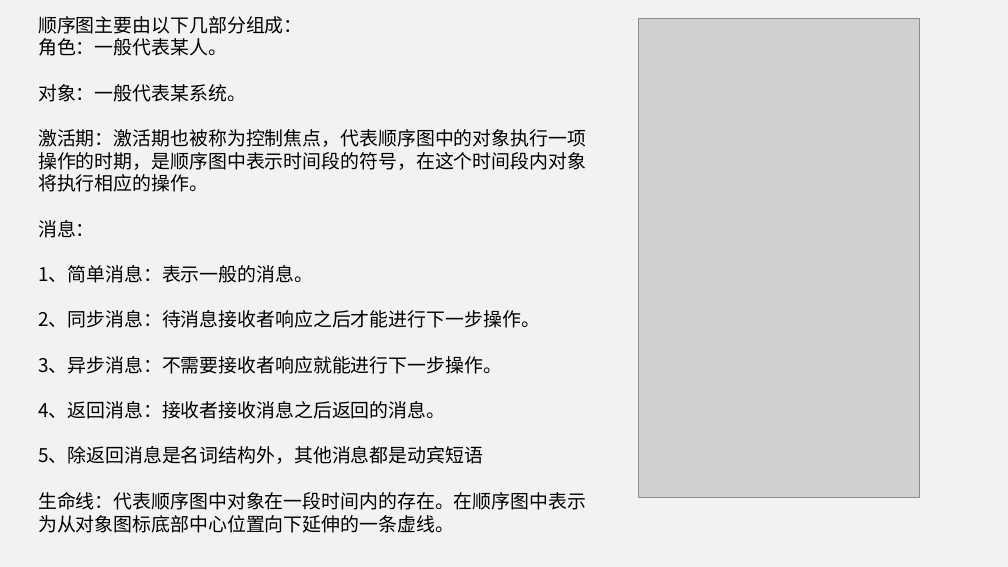
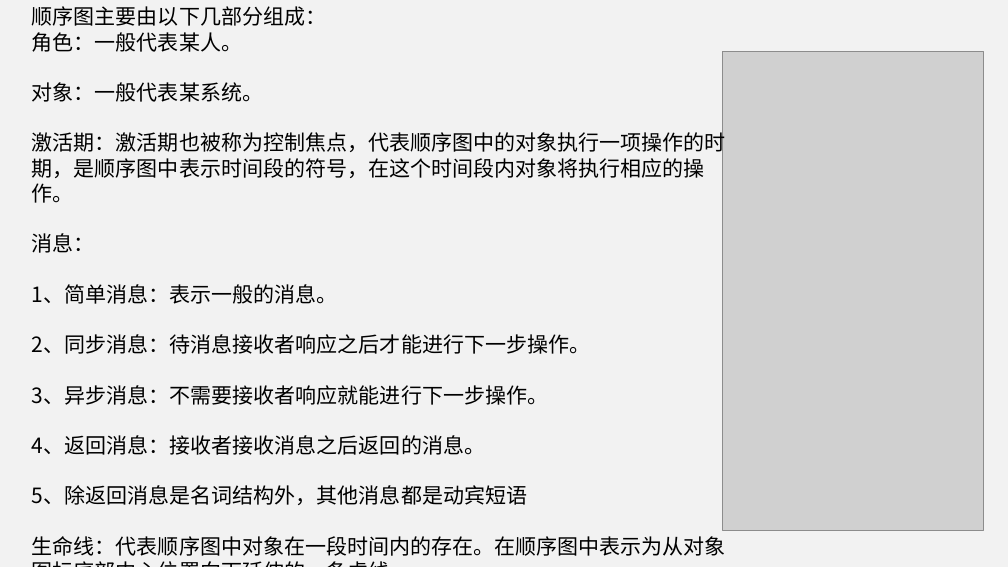
Before and after one commit to PRD2018-G09/Educational-Website, a slide deck: slide 28 of 受控文档/翻转课堂PPT/PRD2018-G09-翻转课堂PPT 各类图介绍.ppt. Drawn at 1008x567 pixels with LibreOffice and Linux fonts; fonts in the diff are those of the drawing; grey boxes stand for pictures. Boxes give left, top, right and bottom in pixels: in the first picture for what was removed or moved away, otherwise in the second. Text is boxed around its words. In the diff, an @@ line names an element or a change of style, - is before the commit and + after.

```diff
--- a/受控文档/翻转课堂PPT/PRD2018-G09-翻转课堂PPT 各类图介绍.ppt
+++ b/受控文档/翻转课堂PPT/PRD2018-G09-翻转课堂PPT 各类图介绍.ppt
@@ text "顺序图主要由以下几部分组成：": place and size @@
-text "顺序图主要由以下几部分组成：" at box(38, 16, 586, 533)
+text "顺序图主要由以下几部分组成：" at box(32, 6, 726, 556)
@@ text "顺序图主要由以下几部分组成：" at box(32, 6, 726, 556): size 18 to 20 pt @@
@@ picture: place and size @@
-picture at box(639, 18, 920, 496)
+picture at box(722, 51, 983, 530)
```
Also in this commit, not shown: 8 other slides changed, 9 other files.
